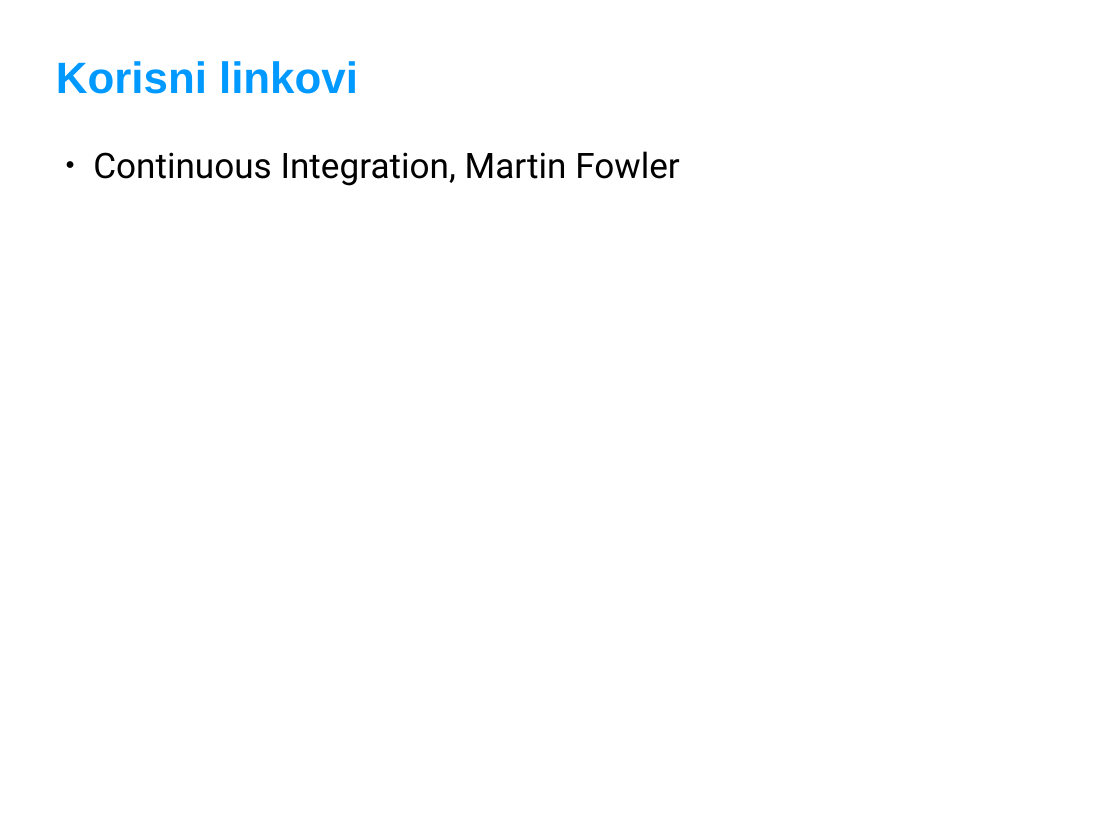
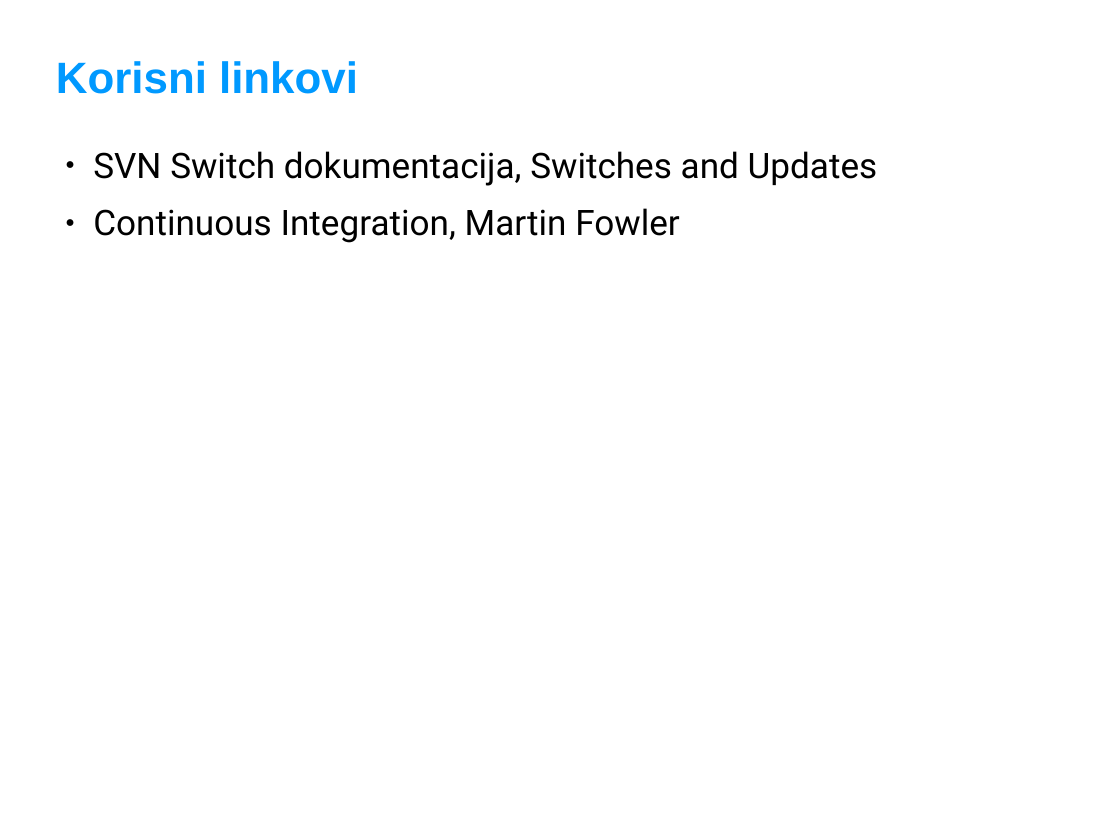
Before and after one commit to adriatichr/php-academy, a slide deck: slide 40 of predavanja/120 Version Control Systems & Subversion.odp (slide 39 before the commit). Drawn at 1120x840 pixels with LibreOffice and Linux fonts; fonts in the diff are those of the drawing; background and template pictures are left out. Boxes give left, top, right and bottom in pixels: in the first picture for what was removed or moved away, otherwise in the second. Text is boxed around its words. In the diff, an @@ line names an element or a change of style, - is before the commit and + after.

Commit message:
dopunio prezentaciju sa kratkim opisom switch naredbe, dodao još linkova na dokumentaciju

```diff
--- a/predavanja/120 Version Control Systems & Subversion.odp
+++ b/predavanja/120 Version Control Systems & Subversion.odp
@@ text at box(93, 151, 878, 186): paragraph added @@
+● SVN Switch dokumentacija, Switches and Updates
```
Also in this commit, not shown: 1 slide added.
